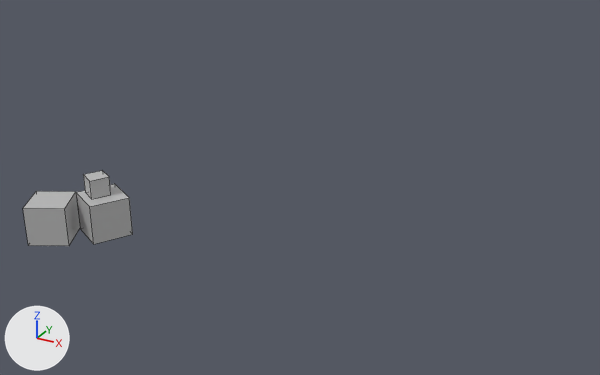
The FBX model assets/_mesh/_Lookdev/JAM_crates.fbx, before and after one commit.
Both versions are drawn from a camera (50 mm lens) standing at (57.5, -2.8, 35.2) and looking at (12.2, 79.5, -6.0). Arrows for +X, +Y and +Z are at lower left; the lights stay in place. The first picture is the older version. Mesh edges are drawn as thin lines. Where no turn or scale is listed for an object, it has been applied to the vertices.

Names of what the first picture shows: 'ENV_Crates'.
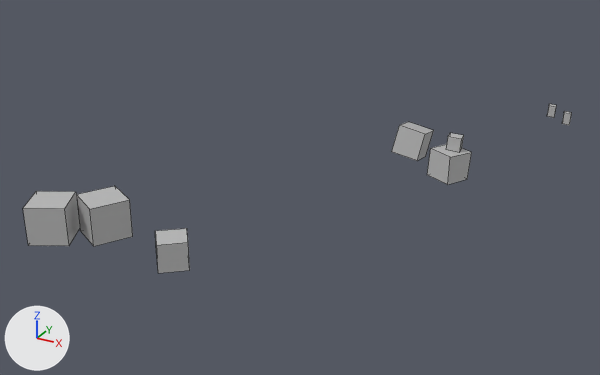
Pixel boxes (x1, y1, x2, y2) of what changed, in the pictures (600 x 375 px; the box of a moved part takes in the faces that stretch with it):
'ENV_Crates', reshaped (395% wider, 124% taller)
    before: (23, 171, 133, 246)
    after: (23, 104, 572, 273)
part 1 of me_mesh, moved or reshaped
    before: (83, 171, 111, 199)
    after: (446, 133, 464, 153)
part 2 of me_mesh, added
    after: (155, 228, 190, 273)
part 3 of me_mesh, added
    after: (391, 122, 434, 161)
part 4 of me_mesh, moved or reshaped
    before: (76, 184, 133, 244)
    after: (76, 186, 133, 246)
part 5 of me_mesh, added
    after: (547, 104, 572, 125)
part 6 of me_mesh, added
    after: (427, 144, 472, 185)

What the commit changed:
me_mesh is used by ob_env_crates; location (0.0, 0.0, 0.0).
Verts and faces of me_mesh; kept vertices keep their numbers, new ones are numbered from 24.
Before the commit, vertices of me_mesh: 8 (9.16, 46.58, 0.47) at pixel (93, 244), 9 (10.96, 49.83, 0.47) at pixel (132, 234), 10 (9.16, 46.58, 4.18) at pixel (89, 206), 11 (10.96, 49.83, 4.18) at pixel (129, 197), 12 (5.92, 48.38, 4.18) at pixel (75, 192).
Before the commit, vertices of me_mesh: 13 (7.72, 51.63, 4.18) at pixel (114, 183), 14 (5.92, 48.38, 0.47) at pixel (80, 228), 15 (7.72, 51.63, 0.47).
me_mesh had 24 vertices, 18 faces and spanned x 2.12..10.96, y 43.89..51.63, z 0.25..5.95.
me_mesh now has 64 vertices, 48 faces and spans x 2.12..35.34, y 43.89..127.35, z -7.72..3.97.
me_mesh part 1: the loose piece of 8 vertices spanning x 6.67..9.1, y 47.94..50.36, z 4.17..5.95 is multiplied about its middle by the matrix ((0.781, -0.621, 0.06), (0.62, 0.784, 0.041), (-0.072, 0.005, 0.997)), then moved by (18.69, 45.43, -7.48).
me_mesh part 2: the loose piece of 8 vertices spanning x 5.92..10.96, y 46.58..51.63, z 0.47..4.18 is copied, and the copy is turned -22.1 degrees about the z axis through its middle and scaled by 0.719, then moved by (9.15, -1.96, -0.58); it spans x 15.72..19.47, y 45.27..49.02, z 0.41..3.08.
me_mesh part 3: the loose piece of 8 vertices spanning x 5.92..10.96, y 46.58..51.63, z 0.47..4.18 is copied, and the copy is multiplied about its middle by the matrix ((0.84, -0.514, 0.173), (0.487, 0.855, 0.178), (-0.239, -0.065, 0.969)), then moved by (12.11, 46.26, -5.86); it spans x 18.32..22.77, y 93.19..97.55, z -5.99..-1.09.
Part 4, on me_mesh:
Vertices 8, 9, 14, 15 move by (0.0, 0.0, -0.22).
Vertices 10 to 13 move by (0.0, 0.0, -0.21).
Part 5, on me_mesh:
New vertex 24 is at (31.35, 126.06, -5.69), pixel (548, 105).
New vertex 25 is at (31.17, 127.17, -5.74), pixel (549, 103).
New vertex 26 is at (31.1, 127.13, -7.52), pixel (547, 114).
New vertex 27 is at (33.97, 124.82, -7.6), pixel (562, 121).
New vertices 28 to 31 stand at vertices 24 to 27, in that order, plus (1.11, 0.18, -0.12).
New vertex 40 is at (32.39, 126.2, -7.58), pixel (554, 117).
New vertex 41 is at (31.28, 126.01, -7.47), pixel (546, 116).
New vertex 42 is at (35.27, 123.89, -7.66), pixel (569, 125).
New vertex 43 is at (35.34, 123.94, -5.88), pixel (571, 114).
New vertex 44 is at (35.15, 125.05, -5.94), pixel (571, 112).
New vertex 45 is at (34.23, 123.75, -5.77), pixel (563, 112).
New vertex 46 is at (34.04, 124.86, -5.82), pixel (564, 111).
New vertex 47 is at (34.16, 123.71, -7.55), pixel (562, 123).
New faces: (28, 40, 30, 29), (24, 28, 29, 25), (24, 25, 26, 41), (26, 30, 40, 41), (25, 29, 30, 26), (24, 41, 40, 28).
New faces: (31, 44, 43, 42), (43, 44, 46, 45), (27, 47, 45, 46), (27, 31, 42, 47), (27, 46, 44, 31), (42, 43, 45, 47).
Part 6, on me_mesh:
New vertex 32 is at (27.14, 91.34, -6.95), pixel (447, 184).
New vertex 33 is at (28.59, 94.76, -7.16), pixel (467, 179).
New vertex 34 is at (27.1, 91.48, -3.24), pixel (450, 157).
New vertex 35 is at (28.78, 94.9, -3.45), pixel (471, 152).
New vertex 36 is at (23.93, 92.93, -3.11), pixel (430, 148).
New vertex 37 is at (25.37, 96.35, -3.32).
New vertex 38 is at (23.73, 92.79, -6.82), pixel (426, 174).
New vertex 39 is at (25.17, 96.21, -7.03).
New faces: (32, 33, 35, 34), (34, 35, 37, 36), (36, 37, 39, 38), (32, 38, 39, 33), (33, 39, 37, 35), (32, 34, 36, 38).
